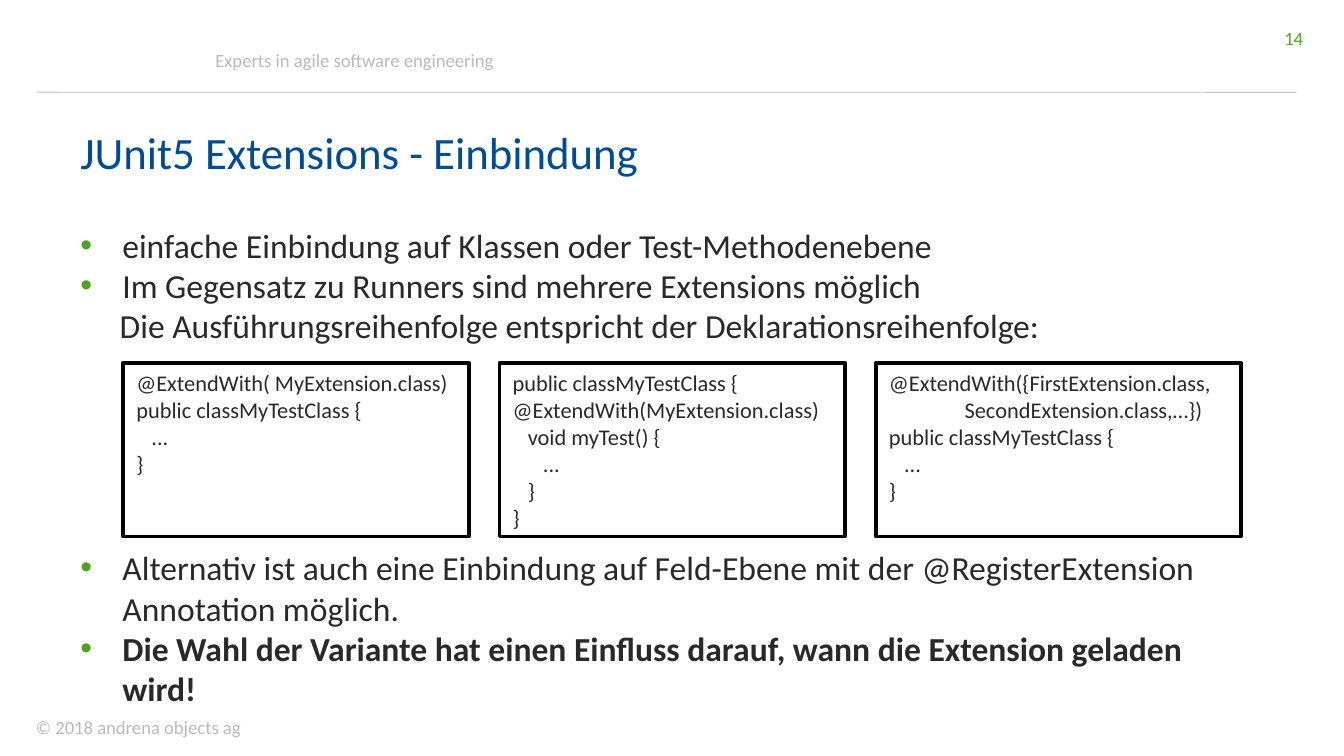
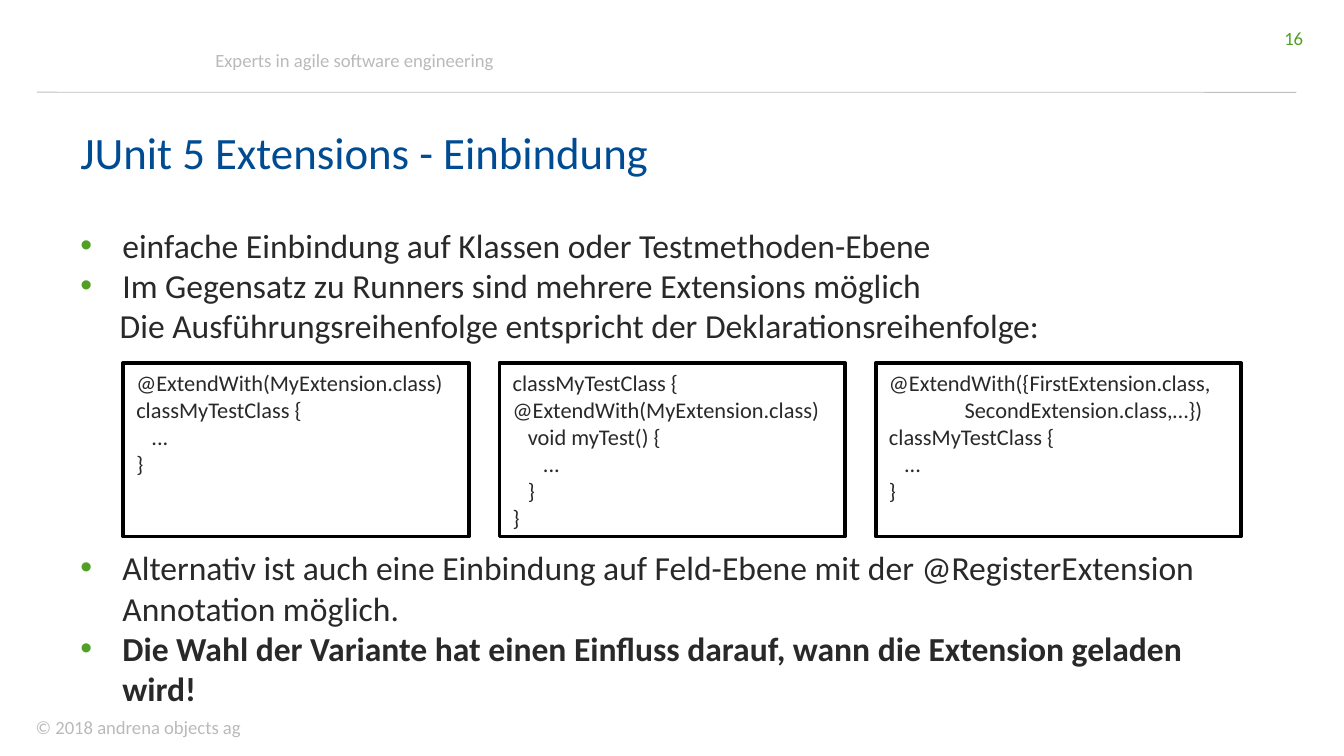
Before and after one commit to andrena/junit5-workshop-et-ka-2018, a slide deck: slide 16 of files/Folien.pptx (slide 14 before the commit). Drawn at 1344x756 pixels with LibreOffice and Linux fonts; fonts in the diff are those of the drawing; background and template pictures are left out. Boxes give left, top, right and bottom in pixels: in the first picture for what was removed or moved away, otherwise in the second. Text is boxed around its words. In the diff, an @@ line names an element or a change of style, - is before the commit and + after.

```diff
--- a/files/Folien.pptx
+++ b/files/Folien.pptx
@@ page number at [1284, 32, 1303, 45]: text changed @@
-14
+16
@@ text at [80, 138, 648, 177]: spaces changed @@
-JUnit5 Extensions - Einbindung
+JUnit 5 Extensions - Einbindung
@@ text at [122, 234, 930, 264]: text changed @@
-• einfache Einbindung auf Klassen oder Test-Methodenebene
+• einfache Einbindung auf Klassen oder Testmethoden-Ebene
@@ text in rectangle at [136, 375, 442, 422]: text changed @@
-@ExtendWith( MyExtension.class)
-public classMyTestClass {
+@ExtendWith(MyExtension.class)
+classMyTestClass {
@@ text in rectangle at [513, 375, 666, 395]: text changed @@
-public classMyTestClass {
+classMyTestClass {
@@ text in rectangle at [889, 429, 1042, 449]: text changed @@
-public classMyTestClass {
+classMyTestClass {
```
Also in this commit, not shown: 27 other slides changed, 5 slides added, 1 slide removed.
